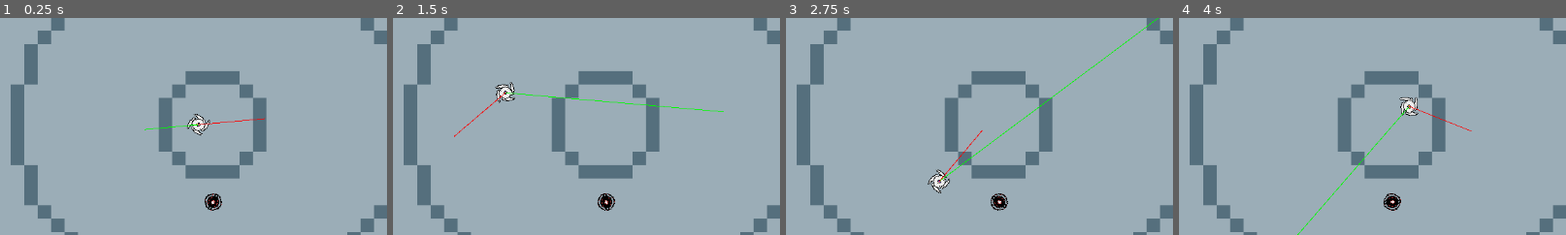
Above: before the commit, frames 1-4 (left to right).
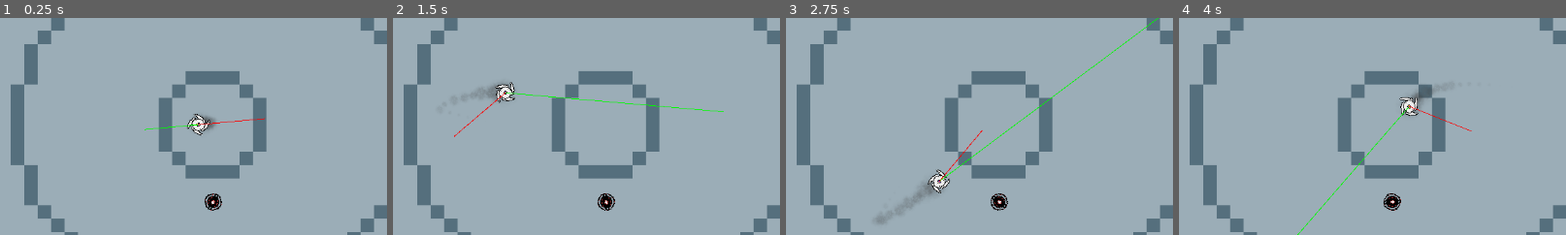
Above: after the commit, the same moments.

Repository: pablopenna/banebabe
Game: Godot game, scene res://scenes/main.tscn
Two runs of this game, one before a commit and one after it. Both use one fixed random seed, a clock stepped at 60 frames per second and the inputs below.
Inputs (mouse positions are % of the whole screen's width and height, from its top left):
- Up to frame 1 (0.25 s): no input
- Up to frame 2 (1.5 s): move the mouse to (72, 45) at 0.52 s; hold Space (player_accelerate) 0.53-1.28 s; move the mouse to (30, 55) at 1.27 s
- Up to frame 3 (2.75 s): move the mouse to (60, 28) at 2.02 s; hold Space (player_accelerate) from 2.03 s (still down)
- Up to frame 4 (4 s): move the mouse to (45, 70) at 2.77 s; move the mouse to (80, 65) at 3.52 s; release Space (player_accelerate) at 3.53 s
The pictures show only the part of the screen within x 24-73%, y 26-76%; the shares and areas given below are measured in that part.

The runs differ from the first frame. In frame 1, 0.1% of the frame differs, in the area x 50-56%, y 44-53%; in frame 2, 0.2%; in frame 3, 0.5%, in the area x 23-40%, y 75-96%; in frame 4, 0.2%.

Commit message:
add particle effects for drifting

Diff:
--- a/scenes/banebabe/banebabe.gd
+++ b/scenes/banebabe/banebabe.gd
@@ -6,7 +6,7 @@
 var deceleration_speed := 2.0
 var drifting_lower_threshold := 150
 var drifting_upper_threshold := 350
-var drift_duration := 1.0
+var drift_duration := 0.5
 @onready
 var is_drifting := false
 @onready
@@ -18,7 +18,8 @@
 var steering_speed := min_speed_steering_speed
 
 signal collided
-signal drifted
+signal drifting_started
+signal drifting_ended
 
 func _physics_process(delta: float) -> void:
 	_process_drifting()
@@ -28,8 +29,12 @@
 func _process_drifting() -> void:
 	if not is_drifting and _is_drift_input_performed_in_this_frame():
 		is_drifting = true
-		drifted.emit()
-		get_tree().create_timer(drift_duration).timeout.connect(func(): is_drifting = false)
+		drifting_started.emit()
+		get_tree().create_timer(drift_duration).timeout.connect(
+			func():
+				is_drifting = false
+				drifting_ended.emit()
+		)
 
 func _process_speed(delta: float) -> void:
 	if Input.is_action_pressed("player_accelerate"):
--- a/scenes/banebabe/banebabe.tscn
+++ b/scenes/banebabe/banebabe.tscn
@@ -1,14 +1,63 @@
-[gd_scene load_steps=8 format=3 uid="uid://bpq1mlsart0hp"]
+[gd_scene load_steps=18 format=3 uid="uid://bpq1mlsart0hp"]
 
 [ext_resource type="Script" path="res://scenes/banebabe/banebabe.gd" id="1_ld43e"]
 [ext_resource type="Texture2D" uid="uid://euickqpmtmpm" path="res://art/babeblade_v1_2.png" id="2_44ef7"]
 [ext_resource type="Script" path="res://scenes/banebabe/rotating_sprite.gd" id="3_7qnj8"]
 [ext_resource type="Script" path="res://scenes/banebabe/debug_lines.gd" id="4_4a12j"]
 [ext_resource type="AudioStream" uid="uid://dupfm5ovu1tmx" path="res://sfx/metal-clang-sound-81634.mp3" id="5_hposa"]
-[ext_resource type="AudioStream" uid="uid://dgs7kgv1b3f6b" path="res://sfx/-110063.mp3" id="6_squyb"]
+[ext_resource type="AudioStream" uid="uid://orcfhbkylbn0" path="res://sfx/whoosh-slowed-92153.mp3" id="6_secud"]
+[ext_resource type="Texture2D" uid="uid://bxms8xith0hnq" path="res://art/particles/spark_02.png" id="7_tar82"]
+[ext_resource type="Texture2D" uid="uid://2s60minfixib" path="res://art/particles/smoke_01.png" id="8_ym2oh"]
 
 [sub_resource type="CircleShape2D" id="CircleShape2D_omwoe"]
 radius = 18.0278
+
+[sub_resource type="Curve" id="Curve_p1xeq"]
+_data = [Vector2(0, 0.604396), 0.0, 0.0, 0, 0, Vector2(1, 0), 0.0, 0.0, 0, 0]
+point_count = 2
+
+[sub_resource type="CurveTexture" id="CurveTexture_80vy5"]
+curve = SubResource("Curve_p1xeq")
+
+[sub_resource type="ParticleProcessMaterial" id="ParticleProcessMaterial_iw866"]
+particle_flag_disable_z = true
+emission_shape = 6
+emission_ring_axis = Vector3(0, 0, 1)
+emission_ring_height = 20.0
+emission_ring_radius = 20.0
+emission_ring_inner_radius = 20.0
+angle_min = -180.0
+angle_max = 180.0
+gravity = Vector3(0, 0, 0)
+scale_min = 0.1
+scale_max = 0.1
+color = Color(0, 0.426627, 0.426627, 1)
+alpha_curve = SubResource("CurveTexture_80vy5")
+
+[sub_resource type="Curve" id="Curve_0btus"]
+_data = [Vector2(0, 0.604396), 0.0, 0.0, 0, 0, Vector2(1, 0), 0.0, 0.0, 0, 0]
+point_count = 2
+
+[sub_resource type="CurveTexture" id="CurveTexture_4skiu"]
+curve = SubResource("Curve_0btus")
+
+[sub_resource type="Curve" id="Curve_r1xqm"]
+_data = [Vector2(0, 1), 0.0, 0.0, 0, 0, Vector2(1, 0), 0.0, 0.0, 0, 0]
+point_count = 2
+
+[sub_resource type="CurveTexture" id="CurveTexture_qd1b7"]
+curve = SubResource("Curve_r1xqm")
+
+[sub_resource type="ParticleProcessMaterial" id="ParticleProcessMaterial_gpqfv"]
+particle_flag_disable_z = true
+angle_min = -180.0
+angle_max = 180.0
+gravity = Vector3(0, 0, 0)
+scale_min = 0.05
+scale_max = 0.1
+scale_curve = SubResource("CurveTexture_qd1b7")
+color = Color(0.43, 0.43, 0.43, 1)
+alpha_curve = SubResource("CurveTexture_4skiu")
 
 [node name="Banebabe" type="CharacterBody2D"]
 motion_mode = 1
@@ -30,7 +79,25 @@
 stream = ExtResource("5_hposa")
 
 [node name="DriftAudio" type="AudioStreamPlayer2D" parent="."]
-stream = ExtResource("6_squyb")
+stream = ExtResource("6_secud")
+pitch_scale = 2.0
+parameters/looping = false
+
+[node name="Sparks" type="GPUParticles2D" parent="."]
+emitting = false
+amount = 16
+process_material = SubResource("ParticleProcessMaterial_iw866")
+texture = ExtResource("7_tar82")
+lifetime = 0.5
+
+[node name="DriftDirt" type="GPUParticles2D" parent="."]
+z_index = -1
+amount = 16
+process_material = SubResource("ParticleProcessMaterial_gpqfv")
+texture = ExtResource("8_ym2oh")
+lifetime = 0.5
 
 [connection signal="collided" from="." to="ClashAudio" method="play"]
-[connection signal="drifted" from="." to="DriftAudio" method="play" binds= [0.0]]
+[connection signal="drifting_ended" from="." to="DriftDirt" method="set_emitting" binds= [false]]
+[connection signal="drifting_started" from="." to="DriftAudio" method="play"]
+[connection signal="drifting_started" from="." to="DriftDirt" method="set_emitting" binds= [true]]
--- a/scenes/ring.tscn
+++ b/scenes/ring.tscn
@@ -3,6 +3,7 @@
 [ext_resource type="Texture2D" uid="uid://co807fyja20h" path="res://art/field_v1.png" id="1_cgvfe"]
 
 [node name="Ring" type="Node2D"]
+z_index = -10
 
 [node name="Sprite2D" type="Sprite2D" parent="."]
 position = Vector2(587, 325)
Not shown, added: sfx/empty-glass-table-foley-slide-7-237634.mp3.import
Not shown, added: sfx/slide-43071.mp3.import
Not shown, added: sfx/slide-click-92152.mp3.import
Not shown, added: sfx/sword-slide-44167.mp3.import
Not shown, added: sfx/whoosh-92153.mp3.import
Not shown, added: sfx/whoosh-click01-92153.mp3.import
Not shown, added: sfx/whoosh-slowed-92153.mp3.import
Not shown, added: sfx/empty-glass-table-foley-slide-7-237634.mp3
Not shown, added: sfx/slide-43071.mp3
Not shown, added: sfx/slide-click-92152.mp3
Not shown, added: sfx/sword-slide-44167.mp3
Not shown, added: sfx/whoosh-92153.mp3
(and 2 more such lines)
